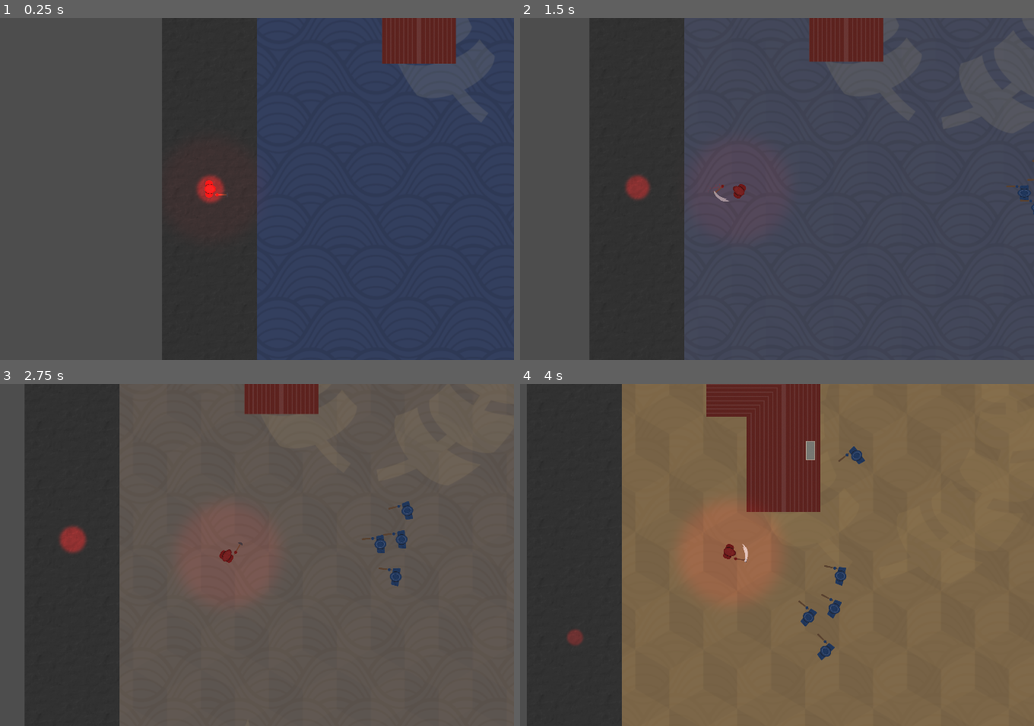
Above: before the commit, frames 1-4 (two rows, left to right).
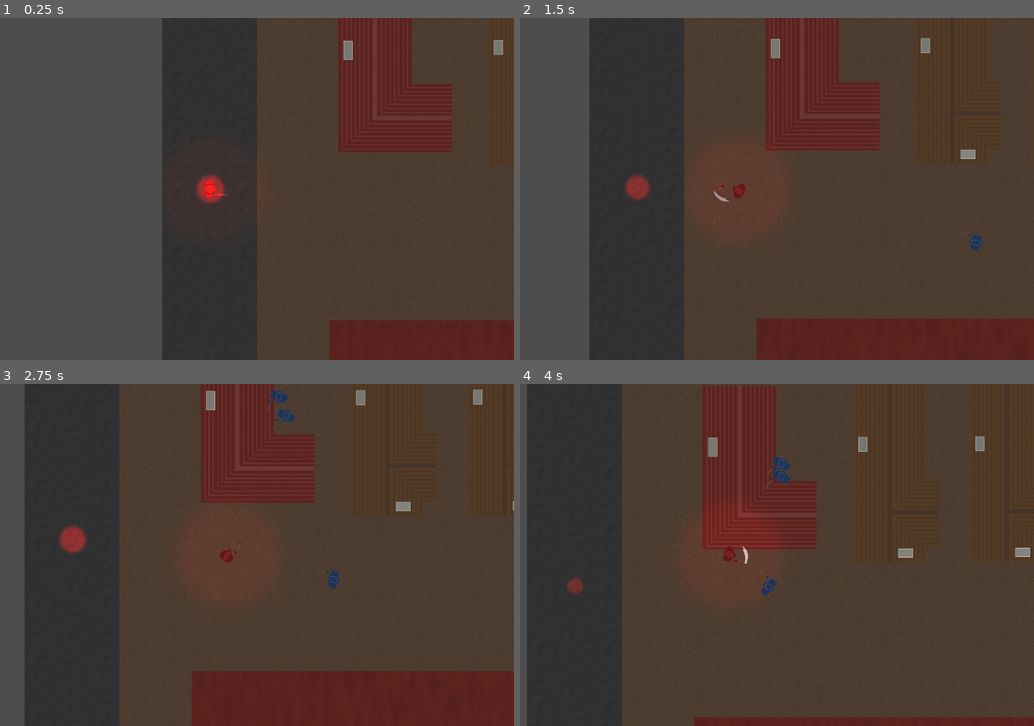
Above: after the commit, the same moments.

Repository: Ianvvtz/projectscabfall
Game: Godot game, scene res://scenes/main.tscn
Same seed, same stepped clock (60 frames per second), same inputs: the game is played once before the commit and once after it.
Inputs (mouse positions are in pixels of both pictures, inside the frame that each line leads up to):
- Up to frame 1 (0.25 s): no input
- Up to frame 2 (1.5 s): tap Enter at 0.5 s; move the mouse to (864, 171) at 0.52 s; hold D (move_right) 0.53-1.28 s; tap Space (dodge) at 0.6 s; move the mouse to (607, 206) at 1.27 s; hold S (move_down) from 1.28 s (still down); click (607, 206) at 1.35 s
- Up to frame 3 (2.75 s): move the mouse to (272, 479) at 2.02 s; release S (move_down) at 2.03 s; hold D (move_right) from 2.03 s (still down); hold Shift (sprint) from 2.03 s (still down)
- Up to frame 4 (4 s): move the mouse to (699, 623) at 2.77 s; release D (move_right) at 2.78 s; release Shift (sprint) at 2.78 s; hold W (move_up) 2.78-3.53 s; tap Space (dodge) at 2.85 s; move the mouse to (910, 606) at 3.52 s; hold A (move_left) from 3.53 s (still down); click (910, 606) at 3.6 s

The runs differ from the first frame. In frame 1, 49% of the frame differs, in the area x 50-100%, y 0-100%; in frame 2, 67%; in frame 3, 76%; in frame 4, 76%, in the area x 9-100%, y 0-100%.

Commit message:
- Added multiple buildings - Added first test district

Diff:
--- a/project.godot
+++ b/project.godot
@@ -80,6 +80,7 @@
 2d_physics/layer_3="Player"
 2d_physics/layer_4="Enemies Hurtbox"
 2d_physics/layer_5="Player Hurtbox"
+2d_physics/layer_6="Districts"
 
 [rendering]
 
--- a/scenes/buildings/house_1.tscn
+++ b/scenes/buildings/house_1.tscn
@@ -1,6 +1,6 @@
 [gd_scene load_steps=4 format=3 uid="uid://c6a5ho0yoe6w7"]
 
-[ext_resource type="Texture2D" uid="uid://il3f48jwhtst" path="res://assets/images/buildings/house 1.png" id="1_bh5qx"]
+[ext_resource type="Texture2D" uid="uid://co1mmc3a0skt2" path="res://assets/images/buildings/houses/house_1.png" id="1_bh5qx"]
 
 [sub_resource type="RectangleShape2D" id="RectangleShape2D_ghgk3"]
 size = Vector2(112, 253)
--- /dev/null
+++ b/scenes/buildings/house_2.tscn
@@ -0,0 +1,24 @@
+[gd_scene load_steps=4 format=3 uid="uid://lyk8hhk67f85"]
+
+[ext_resource type="Texture2D" uid="uid://bj67dxjtypx3x" path="res://assets/images/buildings/houses/house_2.png" id="1_qxyxq"]
+
+[sub_resource type="RectangleShape2D" id="RectangleShape2D_ghgk3"]
+size = Vector2(112, 279)
+
+[sub_resource type="RectangleShape2D" id="RectangleShape2D_bh5qx"]
+size = Vector2(20, 103)
+
+[node name="StaticBody2D" type="StaticBody2D"]
+collision_mask = 6
+
+[node name="Sprite2D" type="Sprite2D" parent="."]
+scale = Vector2(0.3, 0.3)
+texture = ExtResource("1_qxyxq")
+
+[node name="CollisionShape2D" type="CollisionShape2D" parent="."]
+position = Vector2(10, -0.5)
+shape = SubResource("RectangleShape2D_ghgk3")
+
+[node name="CollisionShape2D2" type="CollisionShape2D" parent="."]
+position = Vector2(-56, -63)
+shape = SubResource("RectangleShape2D_bh5qx")
--- /dev/null
+++ b/scenes/buildings/steel_mill_1.tscn
@@ -0,0 +1,61 @@
+[gd_scene load_steps=4 format=3 uid="uid://bixbl31ibco0g"]
+
+[ext_resource type="Texture2D" uid="uid://j5a2r5lmvmq6" path="res://assets/images/buildings/factory/Steel_Mill_1.png" id="1_gjnvv"]
+
+[sub_resource type="RectangleShape2D" id="RectangleShape2D_ghgk3"]
+size = Vector2(3338, 509)
+
+[sub_resource type="CircleShape2D" id="CircleShape2D_3jt0b"]
+radius = 70.00714
+
+[node name="StaticBody2D" type="StaticBody2D"]
+scale = Vector2(0.5, 0.5)
+collision_mask = 6
+
+[node name="Sprite2D" type="Sprite2D" parent="."]
+scale = Vector2(0.3, 0.3)
+texture = ExtResource("1_gjnvv")
+
+[node name="CollisionShape2D" type="CollisionShape2D" parent="."]
+position = Vector2(0, -39.5)
+shape = SubResource("RectangleShape2D_ghgk3")
+
+[node name="CollisionShape2D2" type="CollisionShape2D" parent="."]
+position = Vector2(-1354, 223)
+shape = SubResource("CircleShape2D_3jt0b")
+
+[node name="CollisionShape2D3" type="CollisionShape2D" parent="."]
+position = Vector2(-1071, 223)
+shape = SubResource("CircleShape2D_3jt0b")
+
+[node name="CollisionShape2D4" type="CollisionShape2D" parent="."]
+position = Vector2(-787, 223)
+shape = SubResource("CircleShape2D_3jt0b")
+
+[node name="CollisionShape2D5" type="CollisionShape2D" parent="."]
+position = Vector2(-503, 223)
+shape = SubResource("CircleShape2D_3jt0b")
+
+[node name="CollisionShape2D6" type="CollisionShape2D" parent="."]
+position = Vector2(-220, 223)
+shape = SubResource("CircleShape2D_3jt0b")
+
+[node name="CollisionShape2D7" type="CollisionShape2D" parent="."]
+position = Vector2(64, 223)
+shape = SubResource("CircleShape2D_3jt0b")
+
+[node name="CollisionShape2D8" type="CollisionShape2D" parent="."]
+position = Vector2(348, 223)
+shape = SubResource("CircleShape2D_3jt0b")
+
+[node name="CollisionShape2D9" type="CollisionShape2D" parent="."]
+position = Vector2(631, 223)
+shape = SubResource("CircleShape2D_3jt0b")
+
+[node name="CollisionShape2D10" type="CollisionShape2D" parent="."]
+position = Vector2(915, 223)
+shape = SubResource("CircleShape2D_3jt0b")
+
+[node name="CollisionShape2D11" type="CollisionShape2D" parent="."]
+position = Vector2(1199, 223)
+shape = SubResource("CircleShape2D_3jt0b")
--- /dev/null
+++ b/scenes/buildings/steel_mill_2.tscn
@@ -0,0 +1,61 @@
+[gd_scene load_steps=4 format=3 uid="uid://j8koaad2swxe"]
+
+[ext_resource type="Texture2D" uid="uid://cdn8lpnueoti3" path="res://assets/images/buildings/factory/Steel_Mill_2.png" id="1_m8fwo"]
+
+[sub_resource type="RectangleShape2D" id="RectangleShape2D_ghgk3"]
+size = Vector2(3338, 881)
+
+[sub_resource type="CircleShape2D" id="CircleShape2D_3jt0b"]
+radius = 70.00714
+
+[node name="StaticBody2D" type="StaticBody2D"]
+scale = Vector2(0.5, 0.5)
+collision_mask = 6
+
+[node name="Sprite2D" type="Sprite2D" parent="."]
+scale = Vector2(0.3, 0.3)
+texture = ExtResource("1_m8fwo")
+
+[node name="CollisionShape2D" type="CollisionShape2D" parent="."]
+position = Vector2(0, 0.5)
+shape = SubResource("RectangleShape2D_ghgk3")
+
+[node name="CollisionShape2D2" type="CollisionShape2D" parent="."]
+position = Vector2(-1368, -446)
+shape = SubResource("CircleShape2D_3jt0b")
+
+[node name="CollisionShape2D3" type="CollisionShape2D" parent="."]
+position = Vector2(-1085, -446)
+shape = SubResource("CircleShape2D_3jt0b")
+
+[node name="CollisionShape2D4" type="CollisionShape2D" parent="."]
+position = Vector2(-801, -446)
+shape = SubResource("CircleShape2D_3jt0b")
+
+[node name="CollisionShape2D5" type="CollisionShape2D" parent="."]
+position = Vector2(-517, -446)
+shape = SubResource("CircleShape2D_3jt0b")
+
+[node name="CollisionShape2D6" type="CollisionShape2D" parent="."]
+position = Vector2(61, 447)
+shape = SubResource("CircleShape2D_3jt0b")
+
+[node name="CollisionShape2D7" type="CollisionShape2D" parent="."]
+position = Vector2(345, 447)
+shape = SubResource("CircleShape2D_3jt0b")
+
+[node name="CollisionShape2D8" type="CollisionShape2D" parent="."]
+position = Vector2(629, 447)
+shape = SubResource("CircleShape2D_3jt0b")
+
+[node name="CollisionShape2D9" type="CollisionShape2D" parent="."]
+position = Vector2(912, 447)
+shape = SubResource("CircleShape2D_3jt0b")
+
+[node name="CollisionShape2D10" type="CollisionShape2D" parent="."]
+position = Vector2(1196, 447)
+shape = SubResource("CircleShape2D_3jt0b")
+
+[node name="CollisionShape2D11" type="CollisionShape2D" parent="."]
+position = Vector2(1480, 447)
+shape = SubResource("CircleShape2D_3jt0b")
--- /dev/null
+++ b/scenes/buildings/warehouse_1.tscn
@@ -0,0 +1,18 @@
+[gd_scene load_steps=3 format=3 uid="uid://lo8qs4i868ht"]
+
+[ext_resource type="Texture2D" uid="uid://bfjsurg6sgb52" path="res://assets/images/buildings/factory/Warehouse_1.png" id="1_02h15"]
+
+[sub_resource type="RectangleShape2D" id="RectangleShape2D_ghgk3"]
+size = Vector2(1956.5, 884.5)
+
+[node name="StaticBody2D" type="StaticBody2D"]
+scale = Vector2(0.5, 0.5)
+collision_mask = 6
+
+[node name="Sprite2D" type="Sprite2D" parent="."]
+scale = Vector2(0.3, 0.3)
+texture = ExtResource("1_02h15")
+
+[node name="CollisionShape2D" type="CollisionShape2D" parent="."]
+position = Vector2(0.75, -0.25)
+shape = SubResource("RectangleShape2D_ghgk3")
--- /dev/null
+++ b/scenes/buildings/warehouse_L_1.tscn
@@ -0,0 +1,25 @@
+[gd_scene load_steps=4 format=3 uid="uid://dppshqos81tyd"]
+
+[ext_resource type="Texture2D" uid="uid://dhuhcg5gjuou2" path="res://assets/images/buildings/factory/Warehouse_L_1.png" id="1_e1yw6"]
+
+[sub_resource type="RectangleShape2D" id="RectangleShape2D_ghgk3"]
+size = Vector2(2189.25, 515.25)
+
+[sub_resource type="RectangleShape2D" id="RectangleShape2D_x17as"]
+size = Vector2(515, 547)
+
+[node name="StaticBody2D" type="StaticBody2D"]
+scale = Vector2(0.5, 0.5)
+collision_mask = 6
+
+[node name="Sprite2D" type="Sprite2D" parent="."]
+scale = Vector2(0.3, 0.3)
+texture = ExtResource("1_e1yw6")
+
+[node name="CollisionShape2D" type="CollisionShape2D" parent="."]
+position = Vector2(-1.625, -273.625)
+shape = SubResource("RectangleShape2D_ghgk3")
+
+[node name="CollisionShape2D2" type="CollisionShape2D" parent="."]
+position = Vector2(-838.5, 257.5)
+shape = SubResource("RectangleShape2D_x17as")
--- a/scenes/main.tscn
+++ b/scenes/main.tscn
@@ -5,8 +5,8 @@
 [ext_resource type="PackedScene" uid="uid://5rnun75286p7" path="res://scenes/player.tscn" id="2_0wfyh"]
 [ext_resource type="Texture2D" uid="uid://ba7dosfds85xk" path="res://assets/images/districts/district border.png" id="2_jyhfs"]
 [ext_resource type="Script" uid="uid://bw31qrs22kill" path="res://scripts/checkpoint.gd" id="4_o6xl0"]
-[ext_resource type="PackedScene" uid="uid://c6a5ho0yoe6w7" path="res://scenes/buildings/house_1.tscn" id="4_tipki"]
 [ext_resource type="Texture2D" uid="uid://hqcjkg7dp0o3" path="res://assets/images/lightsource1.png" id="5_tbgi4"]
+[ext_resource type="PackedScene" uid="uid://cxsfov3w6kvyv" path="res://scenes/test_district.tscn" id="5_tipki"]
 
 [node name="Main" type="Node2D"]
 
@@ -18,17 +18,20 @@
 
 [node name="Districts" type="Node2D" parent="."]
 
+[node name="District4" parent="Districts" instance=ExtResource("5_tipki")]
+
 [node name="District" parent="Districts" instance=ExtResource("1_sugp2")]
+position = Vector2(2678, 0)
 enemies_to_clear = 20
 respawn_number = 2
 
 [node name="District2" parent="Districts" instance=ExtResource("1_sugp2")]
-position = Vector2(2649, 0)
+position = Vector2(5327, 0)
 enemies_to_clear = 40
 respawn_number = 3
 
 [node name="District3" parent="Districts" instance=ExtResource("1_sugp2")]
-position = Vector2(5298, 0)
+position = Vector2(7976, 0)
 enemies_to_clear = 40
 respawn_number = 3
 
@@ -37,11 +40,11 @@
 texture = ExtResource("2_jyhfs")
 
 [node name="Border2" type="Sprite2D" parent="Districts"]
-position = Vector2(1324.5, 0)
+position = Vector2(4002.5, 0)
 texture = ExtResource("2_jyhfs")
 
 [node name="Border3" type="Sprite2D" parent="Districts"]
-position = Vector2(3973.5, 0)
+position = Vector2(6651.5, 0)
 texture = ExtResource("2_jyhfs")
 
 [node name="SpawnLocation1" type="Marker2D" parent="Districts" groups=["respawn_location"]]
@@ -55,11 +58,6 @@
 
 [node name="SpawnLocation4" type="Marker2D" parent="Districts" groups=["respawn_location"]]
 position = Vector2(6643, 0)
-
-[node name="Buildings" type="Node2D" parent="Districts"]
-
-[node name="StaticBody2D" parent="Districts/Buildings" instance=ExtResource("4_tipki")]
-position = Vector2(-1025, -327)
 
 [node name="Checkpoint" type="Node2D" parent="."]
 position = Vector2(-1323, 0)
--- a/scenes/test_district.tscn
+++ b/scenes/test_district.tscn
@@ -1,9 +1,105 @@
-[gd_scene load_steps=2 format=3 uid="uid://cxsfov3w6kvyv"]
+[gd_scene load_steps=10 format=3 uid="uid://cxsfov3w6kvyv"]
+
+[ext_resource type="Script" uid="uid://b12032i3ttmk2" path="res://scripts/test_district.gd" id="1_0me8o"]
+[ext_resource type="Texture2D" uid="uid://krm0igqynfj6" path="res://assets/images/districts/district_base_ground.png" id="1_qccbq"]
+[ext_resource type="PackedScene" uid="uid://t0wtkwpgo5tu" path="res://scenes/enemy.tscn" id="2_khfi3"]
+[ext_resource type="PackedScene" uid="uid://c6a5ho0yoe6w7" path="res://scenes/buildings/house_1.tscn" id="4_dyqst"]
+[ext_resource type="PackedScene" uid="uid://bixbl31ibco0g" path="res://scenes/buildings/steel_mill_1.tscn" id="5_bf6s8"]
+[ext_resource type="PackedScene" uid="uid://lyk8hhk67f85" path="res://scenes/buildings/house_2.tscn" id="5_e8oqm"]
+[ext_resource type="PackedScene" uid="uid://dppshqos81tyd" path="res://scenes/buildings/warehouse_L_1.tscn" id="5_xxhel"]
+[ext_resource type="PackedScene" uid="uid://lo8qs4i868ht" path="res://scenes/buildings/warehouse_1.tscn" id="8_ylweg"]
 
 [sub_resource type="RectangleShape2D" id="RectangleShape2D_o70mr"]
 size = Vector2(2500, 1500)
 
 [node name="District" type="Area2D"]
+collision_layer = 32
+collision_mask = 6
+script = ExtResource("1_0me8o")
+enemy_scene = ExtResource("2_khfi3")
+
+[node name="Base" type="Sprite2D" parent="."]
+texture = ExtResource("1_qccbq")
 
 [node name="CollisionShape2D" type="CollisionShape2D" parent="."]
 shape = SubResource("RectangleShape2D_o70mr")
+
+[node name="Buildings" type="Node2D" parent="."]
+
+[node name="StaticBody2D" parent="Buildings" instance=ExtResource("4_dyqst")]
+position = Vector2(-1095, -560)
+
+[node name="StaticBody2D5" parent="Buildings" instance=ExtResource("4_dyqst")]
+position = Vector2(-466, -560)
+
+[node name="StaticBody2D4" parent="Buildings" instance=ExtResource("5_e8oqm")]
+position = Vector2(-866, -573)
+
+[node name="StaticBody2D6" parent="Buildings" instance=ExtResource("5_e8oqm")]
+position = Vector2(-676, -573)
+
+[node name="StaticBody2D7" parent="Buildings" instance=ExtResource("4_dyqst")]
+position = Vector2(-1031, -187)
+rotation = 3.1415927
+
+[node name="StaticBody2D8" parent="Buildings" instance=ExtResource("4_dyqst")]
+position = Vector2(-412, -193)
+rotation = 3.1415927
+
+[node name="StaticBody2D9" parent="Buildings" instance=ExtResource("5_e8oqm")]
+position = Vector2(-816, -179)
+rotation = 3.1415927
+
+[node name="StaticBody2D10" parent="Buildings" instance=ExtResource("5_e8oqm")]
+position = Vector2(-631, -180)
+rotation = 3.1415927
+
+[node name="StaticBody2D2" parent="Buildings" instance=ExtResource("5_bf6s8")]
+position = Vector2(-298, 357)
+
+[node name="StaticBody2D3" parent="Buildings" instance=ExtResource("5_xxhel")]
+position = Vector2(591, -418)
+
+[node name="StaticBody2D11" parent="Buildings" instance=ExtResource("8_ylweg")]
+position = Vector2(898, 196)
+rotation = 1.5707964
+
+[node name="SpawnPoints" type="Node2D" parent="."]
+
+[node name="Marker2D" type="Marker2D" parent="SpawnPoints"]
+position = Vector2(-916, -384)
+
+[node name="Marker2D2" type="Marker2D" parent="SpawnPoints"]
+position = Vector2(-480, -386)
+
+[node name="Marker2D3" type="Marker2D" parent="SpawnPoints"]
+position = Vector2(-106, -299)
+
+[node name="Marker2D4" type="Marker2D" parent="SpawnPoints"]
+position = Vector2(492, -295)
+
+[node name="Marker2D5" type="Marker2D" parent="SpawnPoints"]
+position = Vector2(-737, 124)
+
+[node name="Marker2D6" type="Marker2D" parent="SpawnPoints"]
+position = Vector2(-139, 134)
+
+[node name="Marker2D7" type="Marker2D" parent="SpawnPoints"]
+position = Vector2(400, 93)
+
+[node name="Marker2D8" type="Marker2D" parent="SpawnPoints"]
+position = Vector2(1077, -356)
+
+[node name="Marker2D9" type="Marker2D" parent="SpawnPoints"]
+position = Vector2(-767, 601)
+
+[node name="Marker2D10" type="Marker2D" parent="SpawnPoints"]
+position = Vector2(-204, 605)
+
+[node name="Marker2D11" type="Marker2D" parent="SpawnPoints"]
+position = Vector2(597, 209)
+
+[node name="Marker2D12" type="Marker2D" parent="SpawnPoints"]
+position = Vector2(452, 597)
+
+[connection signal="body_entered" from="." to="." method="_on_body_entered"]
--- /dev/null
+++ b/scripts/test_district.gd
@@ -0,0 +1,82 @@
+extends Area2D
+
+@onready var spawn_points: Node2D = $SpawnPoints
+
+enum DistrictState {
+	RED,
+	CONTESTED,
+	BLUE,
+}
+
+@export var enemy_scene: PackedScene
+@export var enemies_to_clear: int = 10
+@export var respawn_number: int = 1
+
+var player: CharacterBody2D
+var enemies: Array = []
+var state: DistrictState = DistrictState.BLUE
+var enemies_killed: int = 0
+var spawn_points_group: Array = []
+
+
+func _ready() -> void:
+	player = get_tree().get_first_node_in_group("player")
+	enemies = get_tree().get_nodes_in_group("enemy")
+	spawn_points_group = spawn_points.get_children()
+	Signalbus.enemy_died.connect(enemy_died)
+
+
+func update_visuals() -> void:
+	match state:
+		DistrictState.BLUE:
+			state = DistrictState.CONTESTED
+		DistrictState.CONTESTED:
+			state = DistrictState.RED
+		DistrictState.RED:
+			pass
+
+
+func contest_district() -> void:
+	if state == DistrictState.BLUE:
+		update_visuals()
+		spawn_enemies(enemies_to_clear)
+
+
+func capture_district() -> void:
+	if enemies_killed >= enemies_to_clear and state == DistrictState.CONTESTED:
+		update_visuals()
+		player.set_respawn(respawn_number)
+		player.speed_increase()
+
+
+func _on_body_entered(body: Node2D) -> void:
+	if body == player:
+		print("player entered")
+		contest_district()
+
+
+func enemy_died(district):
+	if district == self:
+		print("correct district")
+		enemies_killed += 1
+		print(enemies_killed)
+		capture_district()
+
+
+func spawn_enemies(amount: int):
+	var spawn_radius: float = 32.0
+	for i in range(amount):
+		var spawn_point: Marker2D = spawn_points_group.pick_random()
+		var new_enemy = enemy_scene.instantiate()
+		call_deferred("add_child", new_enemy)
+
+		new_enemy.set_deferred("collision_layer", 0)
+		new_enemy.set_deferred("collision_mask", 0)
+
+		var angle := randf() * TAU
+		var dist := randf() * spawn_radius
+		var offset := Vector2(cos(angle), sin(angle)) * dist
+
+		new_enemy.call_deferred("set_global_position", spawn_point.global_position + offset)
+		new_enemy.current_district = self
+		new_enemy.call_deferred("_enable_collision")
Binary file added: assets/images/buildings/factory/Steel_Mill_1.png
Not shown, added: assets/images/buildings/factory/Steel_Mill_1.png.import
Not shown, added: assets/images/buildings/factory/Steel_Mill_2.png.import
Binary file added: assets/images/buildings/factory/Warehouse_1.png
Not shown, added: assets/images/buildings/factory/Warehouse_1.png.import
Binary file added: assets/images/buildings/factory/Warehouse_L_1.png
Not shown, added: assets/images/buildings/factory/Warehouse_L_1.png.import
Not shown, removed: assets/images/buildings/house 1.png.import
Renamed: assets/images/buildings/house 1.png -> assets/images/buildings/houses/house_1.png
Not shown, added: assets/images/buildings/houses/house_1.png.import
Binary file added: assets/images/buildings/houses/house_2.png
Not shown, added: assets/images/buildings/houses/house_2.png.import
(and 4 more such lines)
